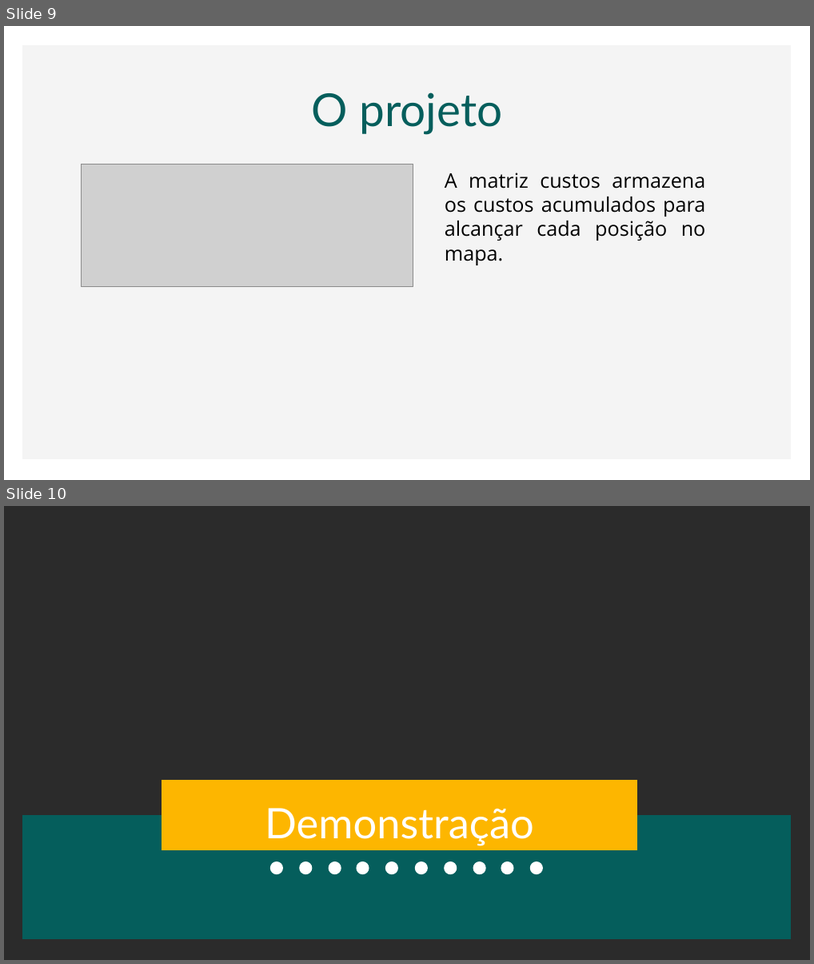
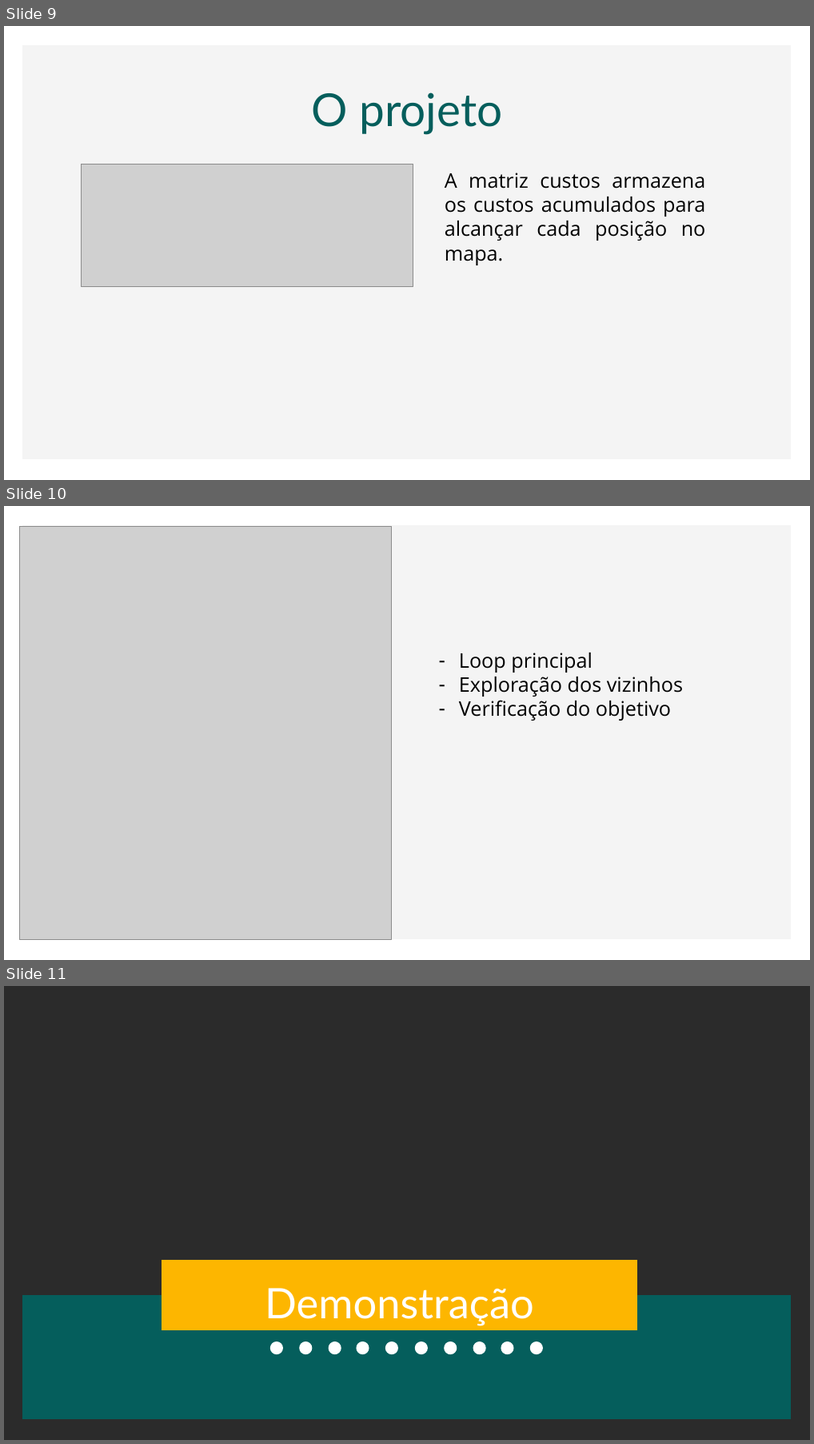
Before and after one commit to tainy2017/Projeto_IA, a slide deck: Slide/Melhor Rota.pptx. Shown one above the other, each under a label of ours: slides 9 and 10 before the commit, slides 9, 10 and 11 after it. The pictures are 814x964 and 814x1444 pixels, drawn with LibreOffice and Linux fonts; fonts in the diff are those of the drawing; grey boxes stand for pictures; background and template pictures are left out; a plain dark background stands for a picture behind light text. Boxes give left, top, right and bottom in pixels: in the first picture for what was removed or moved away, otherwise in the second. Text is boxed around its words. In the diff, an @@ line names an element or a change of style, - is before the commit and + after.

Commit message:
Slides atualizados

```diff
--- a/Slide/Melhor Rota.pptx
+++ b/Slide/Melhor Rota.pptx
@@ slide 10 added at box(4, 506, 810, 960), background #FFFFFF; not listed: 1 template element that a slide beside it also shows @@
@@ picture added at box(20, 526, 392, 940) @@
@@ text added at box(459, 652, 683, 720), 36 pt, text #000000 @@
+– Loop principal
+– Exploração dos vizinhos
+– Verificação do objetivo
@@ what was slide 10 is now slide 11 @@
```
Also in this commit, not shown: 2 other files.
